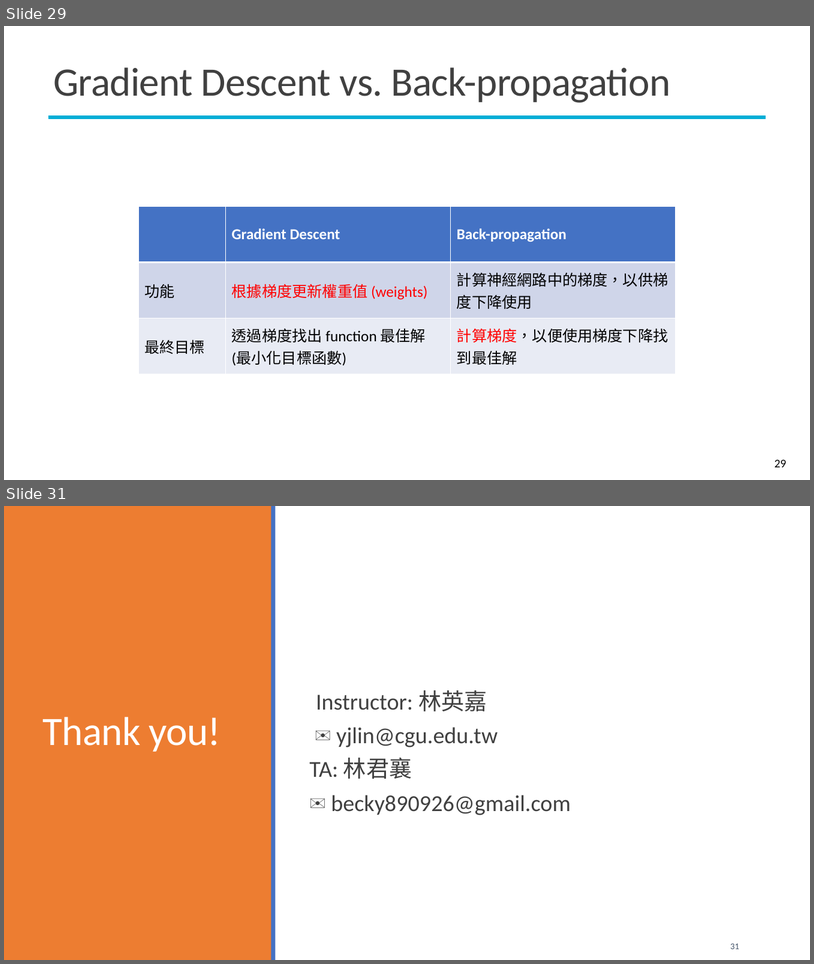
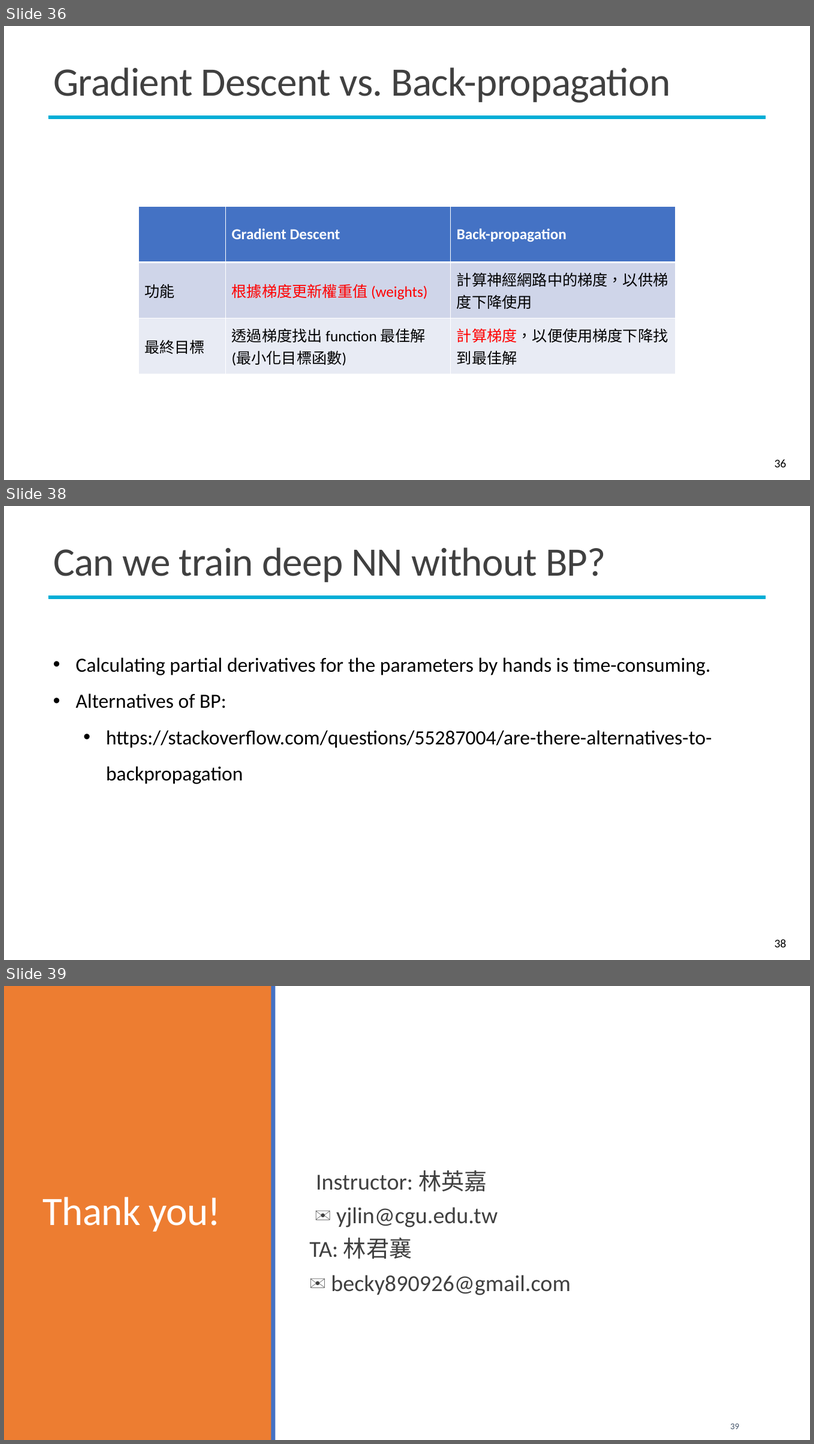
Before and after one commit to mcps5601/CGUDL_2025_Spring, a slide deck: slides/backprop_0303.pptx. Shown one above the other, each under a label of ours: slides 29 and 31 before the commit, slides 36, 38 and 39 after it; the slides between them are not shown. The pictures are 814x964 and 814x1444 pixels, drawn with LibreOffice and Linux fonts; fonts in the diff are those of the drawing; background and template pictures are left out. Boxes give left, top, right and bottom in pixels: in the first picture for what was removed or moved away, otherwise in the second. Text is boxed around its words. In the diff, an @@ line names an element or a change of style, - is before the commit and + after.

```diff
--- a/slides/backprop_0303.pptx
+++ b/slides/backprop_0303.pptx
@@ slide 38 added at [4, 506, 810, 960], background #FFFFFF; not listed: 1 template element that a slide beside it also shows @@
@@ title added at [53, 547, 606, 582], 48 pt, text #404040 @@
+Can we train deep NN without BP?
@@ text added at [76, 657, 712, 784], 24 pt, text #000000 @@
+• Calculating partial derivatives for the parameters by hands is time-consuming.
+• Alternatives of BP:
+  • https://stackoverflow.com/questions/55287004/are-there-alternatives-to-backpropagation
@@ page number added at [775, 939, 787, 947], 14 pt, text #000000 @@
+38
@@ what was slide 29 is now slide 36 @@
@@ page number at [775, 459, 787, 467]: text changed @@
-29
+36
@@ what was slide 31 is now slide 39 @@
@@ page number at [731, 1423, 740, 1429]: text changed @@
-31
+39
```
Also in this commit, not shown: 11 slides changed, 8 other slides added, 1 slide removed, 1 other file.
